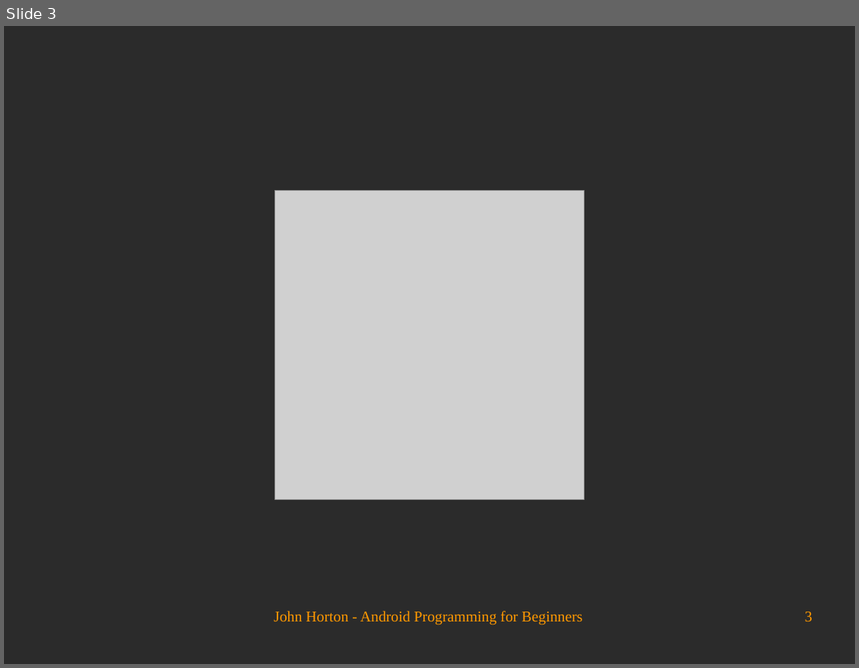
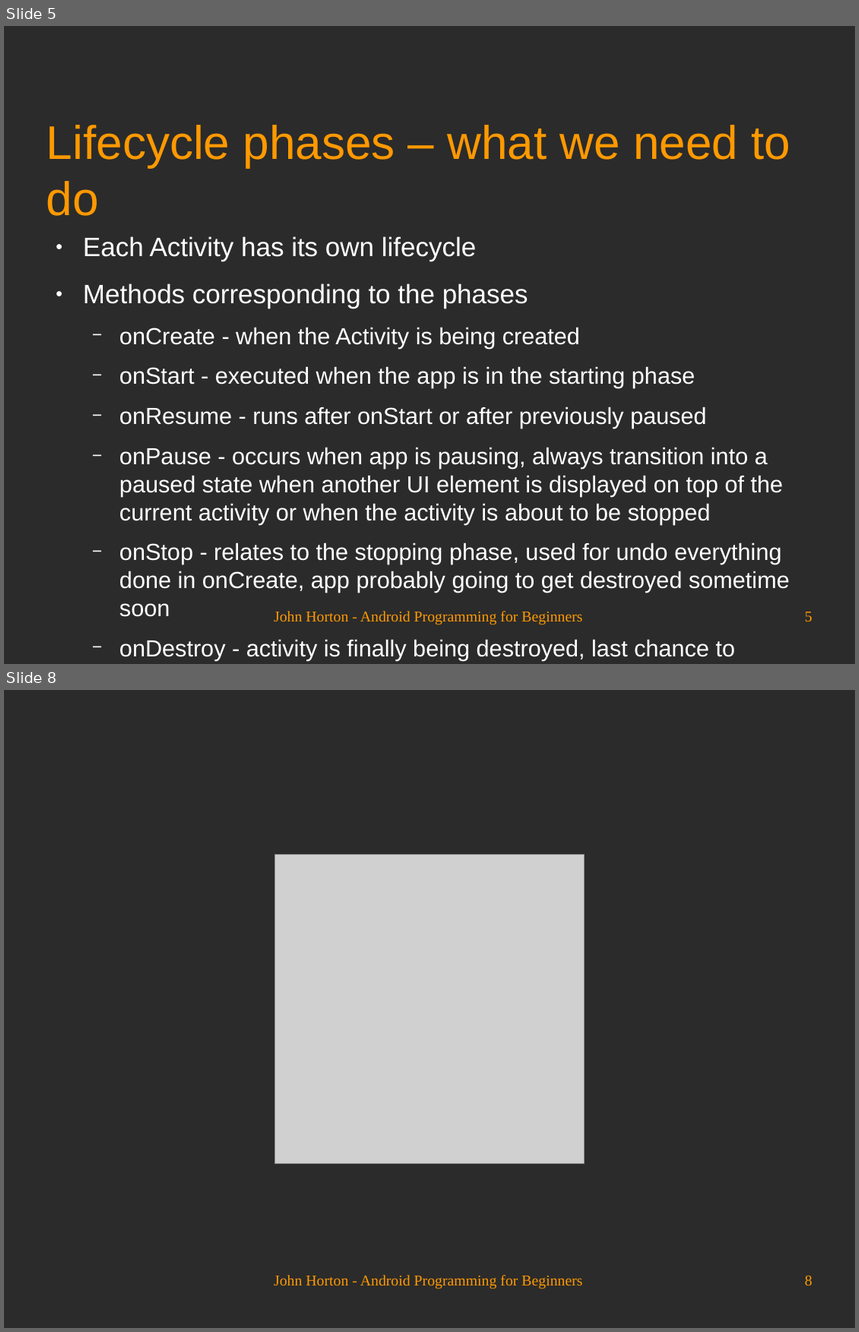
Before and after one commit to Academy-Soft-Intellect/Android-Programming-for-Beginners, a slide deck: 06_The_Life_and_Times_of_an_Android_App.odp. Shown one above the other, each under a label of ours: slide 3 before the commit, slides 5 and 8 after it; the slides between them are not shown. The pictures are 859x668 and 859x1332 pixels, drawn with LibreOffice and Linux fonts; fonts in the diff are those of the drawing; grey boxes stand for pictures; background and template pictures are left out; a plain dark background stands for a picture behind light text. Boxes give left, top, right and bottom in pixels: in the first picture for what was removed or moved away, otherwise in the second. Text is boxed around its words. In the diff, an @@ line names an element or a change of style, - is before the commit and + after.

```diff
--- a/06_The_Life_and_Times_of_an_Android_App.odp
+++ b/06_The_Life_and_Times_of_an_Android_App.odp
@@ slide 5 added at box(4, 26, 855, 664), background picture (left out) @@
@@ title added at box(47, 125, 791, 216), 44 pt, text #FF9900 @@
+Lifecycle phases – what we need to do
@@ text added at box(83, 237, 790, 661), 21.7 pt, text #FFFFFF @@
+● Each Activity has its own lifecycle
+● Methods corresponding to the phases
+  − onCreate - when the Activity is being created
+  − onStart - executed when the app is in the starting phase
+  − onResume - runs after onStart or after previously paused
+  − onPause - occurs when app is pausing, always transition into a paused state when another UI element is displayed on top of the current activity or when the activity is about to be stopped
+  − onStop - relates to the stopping phase, used for undo everything done in onCreate, app probably going to get destroyed sometime soon
+  − onDestroy - activity is finally being destroyed, last chance to dismantle app in an orderly manner
@@ text added at box(274, 611, 582, 626), 14 pt, text #FF9900 @@
+John Horton - Android Programming for Beginners
@@ page number added at box(805, 612, 813, 622), 14 pt, text #FF9900 @@
+5
@@ what was slide 3 is now slide 8 @@
@@ page number at box(805, 1276, 813, 1286): text changed @@
-3
+8
```
Also in this commit, not shown: 2 slides changed, 4 other slides added.
